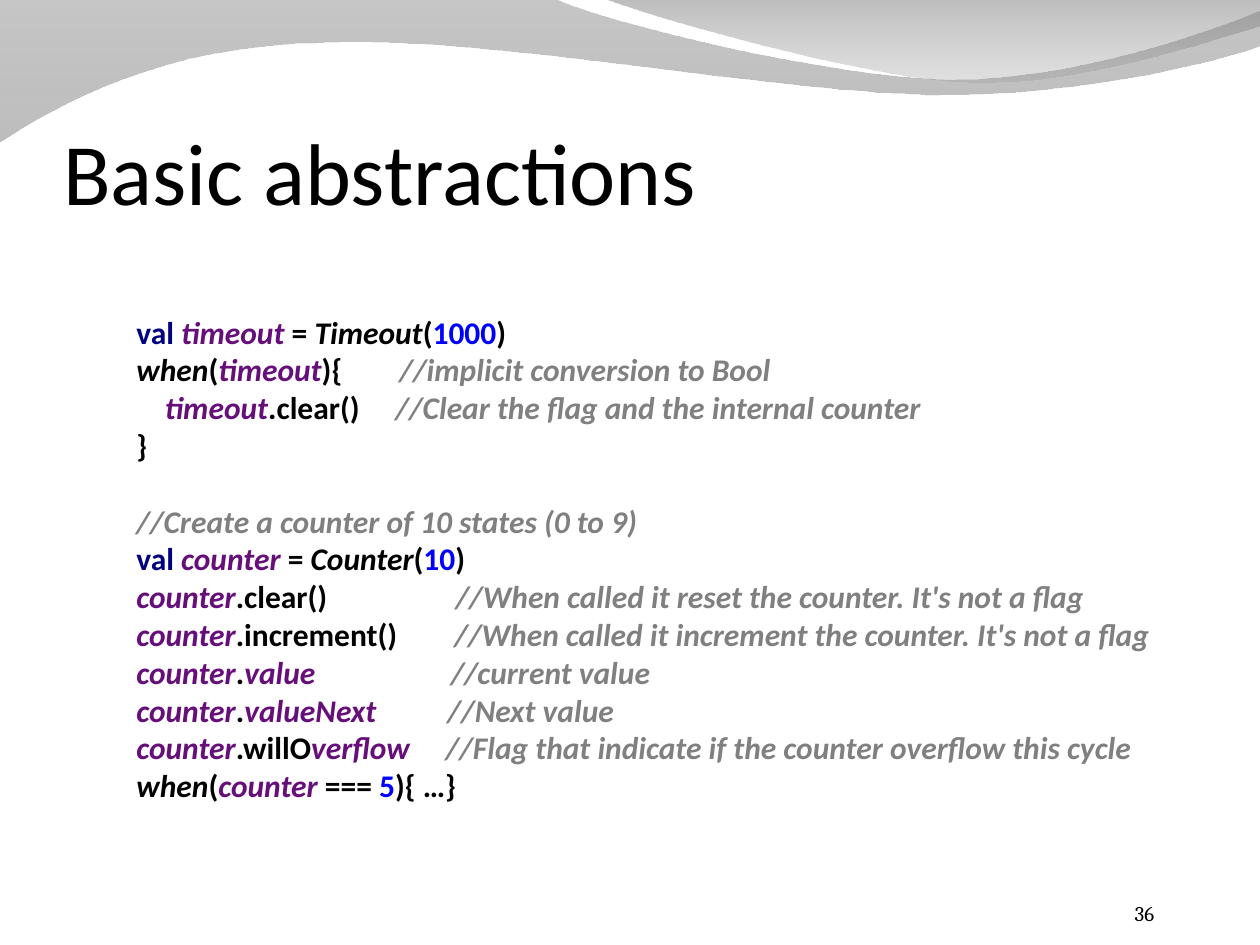
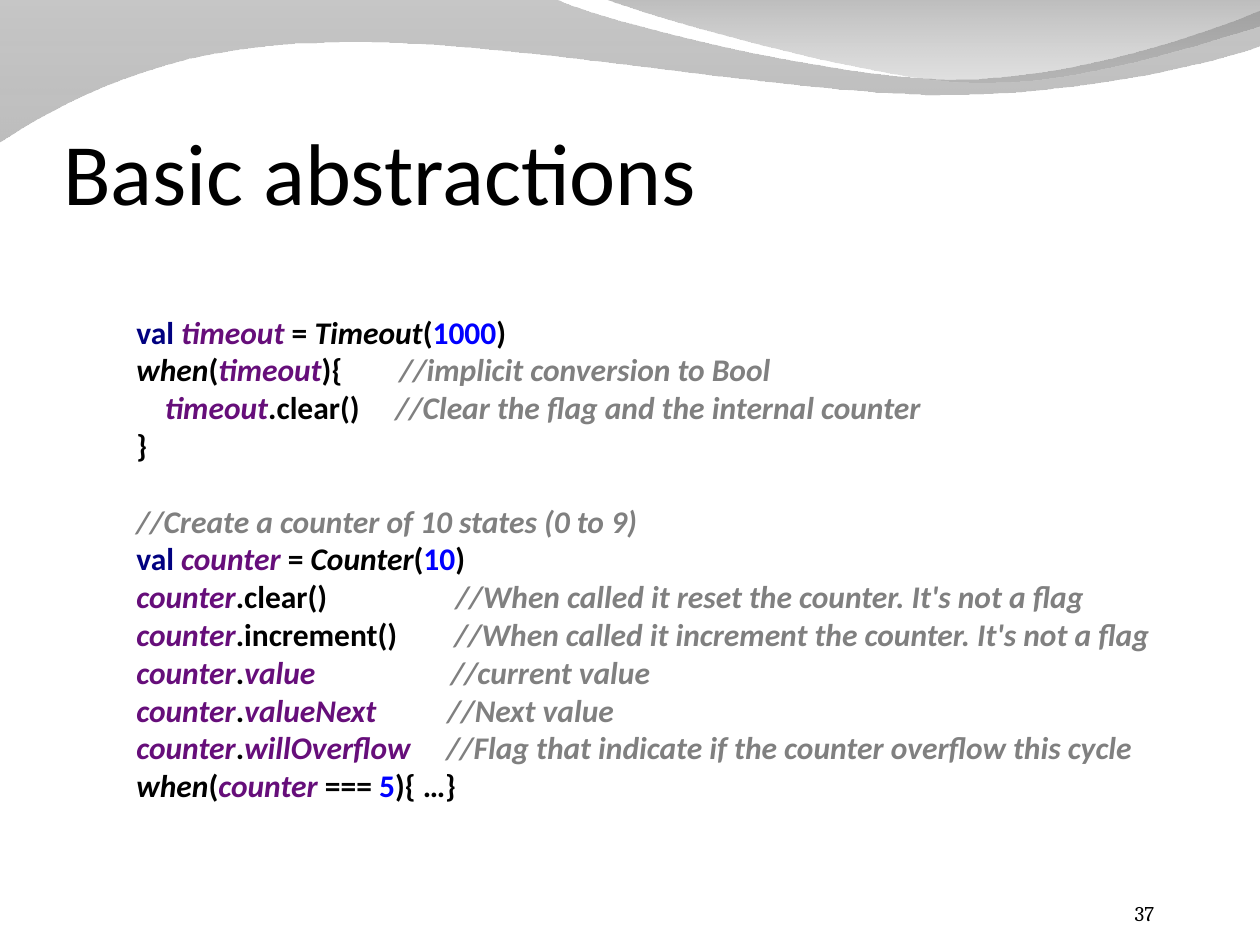
Before and after one commit to SpinalHDL/SpinalDoc, a slide deck: slide 37 of presentation/en/presentation_dsl.odp (slide 36 before the commit). Drawn at 1260x945 pixels with LibreOffice and Linux fonts; fonts in the diff are those of the drawing; background and template pictures are left out. Boxes give left, top, right and bottom in pixels: in the first picture for what was removed or moved away, otherwise in the second. Text is boxed around its words. In the diff, an @@ line names an element or a change of style, - is before the commit and + after.

```diff
--- a/presentation/en/presentation_dsl.odp
+++ b/presentation/en/presentation_dsl.odp
@@ text "val timeout = Timeout(1000) when(timeout){ ..." at [136, 321, 1149, 802]: text colour #000000 to #660E7A, italic on in "counter.willOverflow" @@
@@ page number at [1135, 907, 1155, 921]: text changed @@
-36
+37
```
Also in this commit, not shown: 7 other slides changed, 4 slides added, 1 other file.
